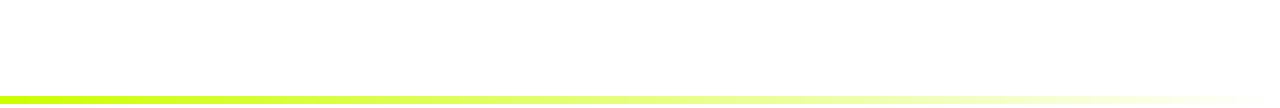
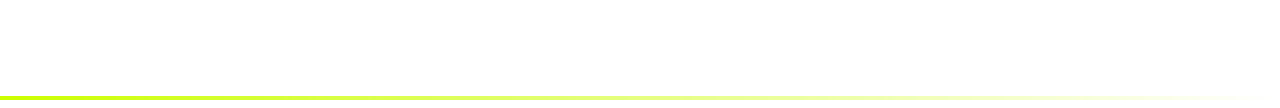
Two versions of the same layered image (1280 × 108). Layer-by-layer changes:
painted on "process1.png" over [0, 100, 1264, 104]
